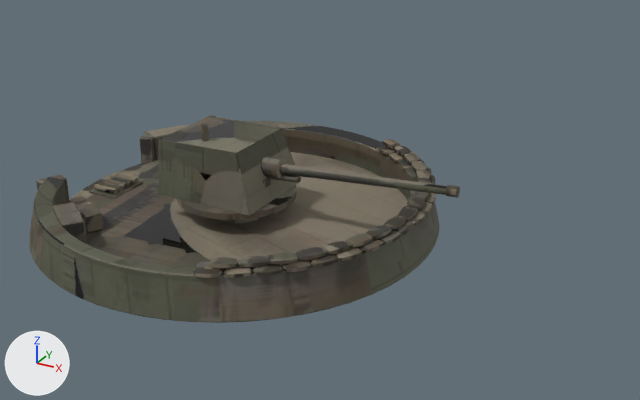
The glTF model game/models/biome2/a01_battery_gun.glb, before and after one commit.
One viewpoint serves both versions: a 50 mm lens placed at (1.121, -1.625, 0.907), pointed at (0.238, -0.019, 0.104). Every picture has the same lights, and +X, +Y and +Z are marked at lower left. The picture after the commit comes second. Vertices at exactly the same position are counted once.

In view in the first picture: 'body'.
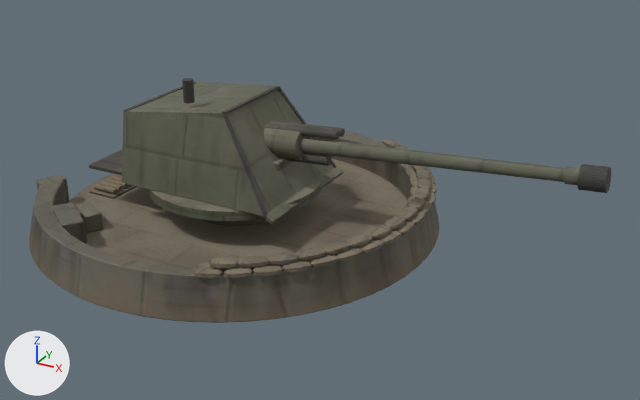
What differs and where, as boxes [x1, y1, x2, y2] in the pictures (640 x 400 px; the box of a moved part takes in the faces that stretch with it):
'body', reshaped (35% wider, 18% taller): before [29, 116, 460, 323]; after [29, 78, 611, 323]
part 1 of me_floor, added: after [577, 164, 611, 193]
part 2 of me_floor, added: after [89, 150, 122, 176]
part 3 of me_floor, added: after [222, 86, 280, 114]
part 4 of me_floor, added: after [124, 82, 196, 112]
part 5 of me_floor, added: after [265, 124, 340, 140]
part 6 of me_floor, added: after [270, 121, 345, 137]
part 7 of me_floor, moved or reshaped: before [158, 116, 460, 223]; after [122, 78, 580, 226]
part 8 of me_floor, surface changed: before [32, 116, 460, 323]; after [32, 78, 580, 323]

The edits, one by one:
me_floor is used by ob_body; location (0.0, 0.0, 0.0).
me_floor had 2436 vertices, 4560 faces and spanned x -0.444..0.556, y -0.486..0.486, z 0.0..0.247.
me_floor now has 2604 vertices, 4852 faces and spans x -0.444..0.852, y -0.486..0.486, z 0.0..0.359.
me_floor part 1: the loose piece of 32 vertices spanning x 0.531..0.556, y -0.012..0.012, z 0.169..0.194 is copied, and the copy is scaled about its middle by (2.27, 2.11, 2.11), then moved by (0.281, 0.0, 0.084); it spans x 0.797..0.852, y -0.025..0.025, z 0.239..0.292.
me_floor part 2: a new loose piece, a box spanning x -0.3378..-0.2027, y -0.1351..0.1351, z 0.1123..0.1206, in mat_a01_battery_gun_paint.
me_floor part 3: a new loose piece, a box spanning x 0.0468..0.0572, y -0.1123..0.1123, z 0.304..0.3092, in mat_a01_battery_gun_paint.
me_floor part 4: a new loose piece, a box spanning x -0.2131..-0.2027, y -0.133..0.133, z 0.2728..0.278, in mat_a01_battery_gun_paint.
me_floor part 5: a new loose piece of 20 vertices spanning x 0.075..0.273, y -0.009..0.009, z 0.236..0.267, in mat_a01_battery_gun_paint.
me_floor part 6: a new loose piece of 20 vertices spanning x 0.075..0.273, y 0.014..0.032, z 0.236..0.267, in mat_a01_battery_gun_paint.
me_floor part 7: 332 vertices moved from x -0.143..0.556, y -0.143..0.143, z 0.018..0.247 to x -0.208..0.806, y -0.208..0.208, z 0.026..0.359; 24 vertices added at x 0.048..0.203, y -0.167..0.167, z 0.095..0.308.
me_floor part 8: 4498 kept faces spanning x -0.444..0.806, y -0.486..0.486, z 0.0..0.359 get new texture (UV) coordinates.
Other edits to the shape of me_floor do not show in these pictures.
